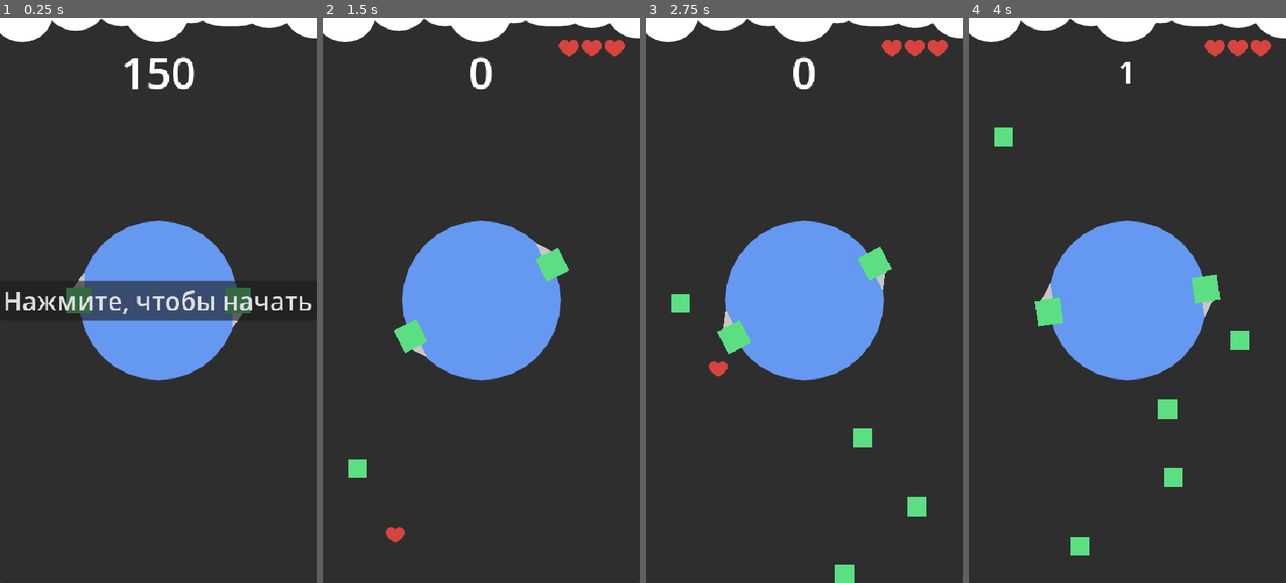
Above: before the commit, frames 1-4 (left to right).
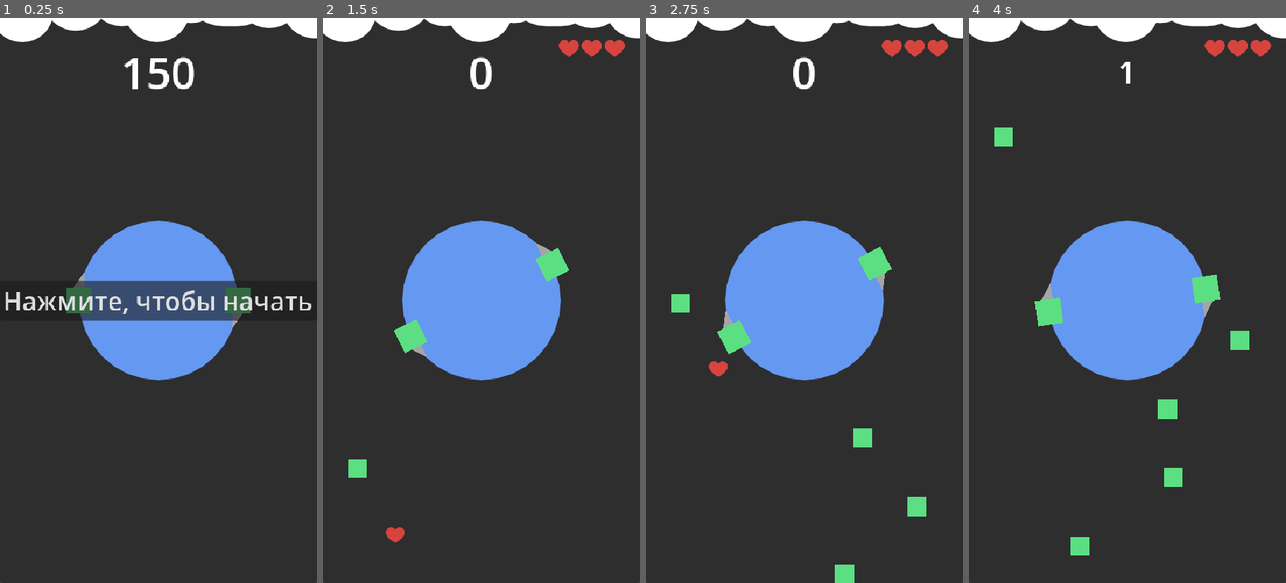
Above: after the commit, the same moments.

Repository: kotofeyy/CircleBattle
Game: Godot game, scene res://main.tscn
The game is run twice, just before and just after one commit, with the same random seed, the same clock (stepped at 60 frames per second) and the same inputs.
Inputs (mouse positions are in pixels of both pictures, inside the frame that each line leads up to):
- Up to frame 1 (0.25 s): no input
- Up to frame 2 (1.5 s): click "Нажмите, чтобы начать" at 0.5 s; move the mouse to (551, 272) at 1.27 s; press the mouse at (551, 272) at 1.28 s
- Up to frame 3 (2.75 s): move the mouse to (741, 328) at 2.02 s; release the mouse at (741, 328) at 2.03 s; click (741, 328) at 2.1 s
- Up to frame 4 (4 s): move the mouse to (1159, 176) at 2.77 s; press the mouse at (1159, 176) at 2.78 s; move the mouse to (1111, 413) at 3.52 s; release the mouse at (1111, 413) at 3.53 s; click (1111, 413) at 3.6 s

The runs differ from the first frame. In frame 1, less than 0.1% of the frame differs, in the area x 24-75%, y 45-55%; in frame 2, less than 0.1%; in frame 3, less than 0.1%; in frame 4, 0.1%, in the area x 22-77%, y 47-53%.

Commit message:
смена цвета элементов

Diff:
--- a/code/main.gd
+++ b/code/main.gd
@@ -26,6 +26,7 @@
 @onready var element_1_line_direction_right: Line2D = $CircleElements/Element1LineDirectionRight
 @onready var element_1_line_direction_left: Line2D = $CircleElements/Element1LineDirectionLeft
 
+var ELEMENT_FRIEND = preload("uid://nhx7jgro50t")
 
 
 var direction: bool
@@ -38,7 +39,7 @@
 var health = 3
 var game_is_start = false
 var shield_is_enabled = false
-
+var color_list = [Color.BURLYWOOD, Color.DARK_ORANGE, Color.DEEP_PINK, Color.INDIAN_RED, Color.SEA_GREEN]
 
 func _ready() -> void:
 	pass
@@ -48,9 +49,9 @@
 	if game_is_start:
 		if scores > 30:
 			spawn_interval = 0.4
+		if scores > 40:
+			spawn_interval = 0.3
 		if scores > 60:
-			spawn_interval = 0.3
-		if scores > 70:
 			spawn_interval = 0.2
 
 		if shield_is_enabled:
@@ -144,10 +145,17 @@
 			if health < 1:
 				game_is_start = false
 				end_game_panel.visible = true
-
+	change_color_style_box()
 	score_label.text = str(scores)
 	final_scores_label.text = "Очков: " + str(scores)
 
+func change_color_style_box() -> void:
+	if scores > 0 and scores % 10 == 0:
+		var color = color_list.pick_random()
+		if color == ELEMENT_FRIEND.bg_color:
+			change_color_style_box()
+		else:
+			ELEMENT_FRIEND.bg_color = color
 
 func add_heart() -> void:
 	var heart_inst = heart_preload.instantiate()
--- a/main.tscn
+++ b/main.tscn
@@ -229,7 +229,7 @@
 closed = true
 width = 18.63
 width_curve = SubResource("Curve_5vw27")
-default_color = Color(0.7750634, 0.7750634, 0.7750634, 1)
+default_color = Color(0.6460293, 0.6460289, 0.646029, 1)
 end_cap_mode = 2
 
 [node name="Element2LineDirectionLeft" type="Line2D" parent="CircleElements" unique_id=1354073104]
@@ -239,7 +239,7 @@
 closed = true
 width = 18.63
 width_curve = SubResource("Curve_5vw27")
-default_color = Color(0.7750634, 0.7750634, 0.7750634, 1)
+default_color = Color(0.6460293, 0.6460289, 0.646029, 1)
 end_cap_mode = 2
 
 [node name="Element1LineDirectionRight" type="Line2D" parent="CircleElements" unique_id=1229330878]
@@ -249,7 +249,7 @@
 closed = true
 width = 18.63
 width_curve = SubResource("Curve_5vw27")
-default_color = Color(0.7750634, 0.7750634, 0.7750634, 1)
+default_color = Color(0.6460293, 0.6460289, 0.646029, 1)
 end_cap_mode = 2
 
 [node name="Element1LineDirectionLeft" type="Line2D" parent="CircleElements" unique_id=294553049]
@@ -258,7 +258,7 @@
 closed = true
 width = 18.63
 width_curve = SubResource("Curve_5vw27")
-default_color = Color(0.7750634, 0.7750634, 0.7750634, 1)
+default_color = Color(0.6460293, 0.6460289, 0.646029, 1)
 end_cap_mode = 2
 
 [node name="Element" type="Panel" parent="CircleElements" unique_id=788550441]
